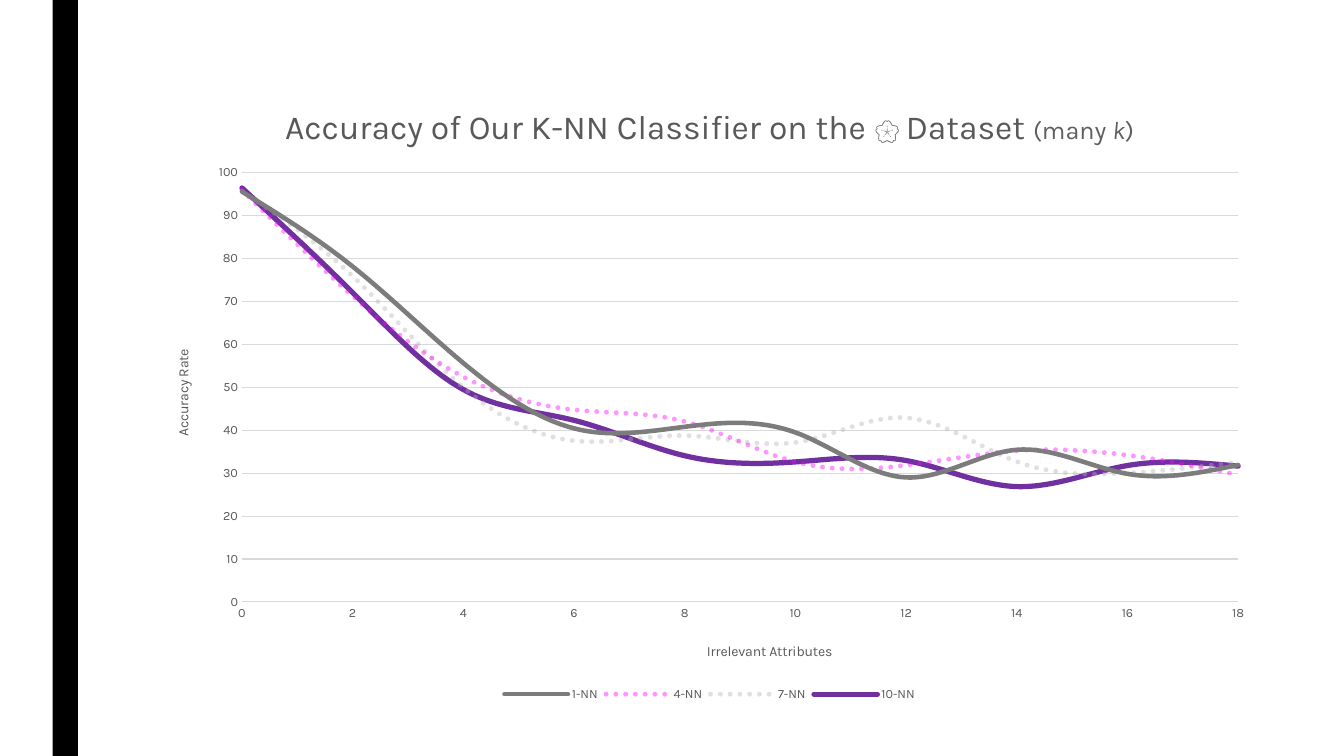
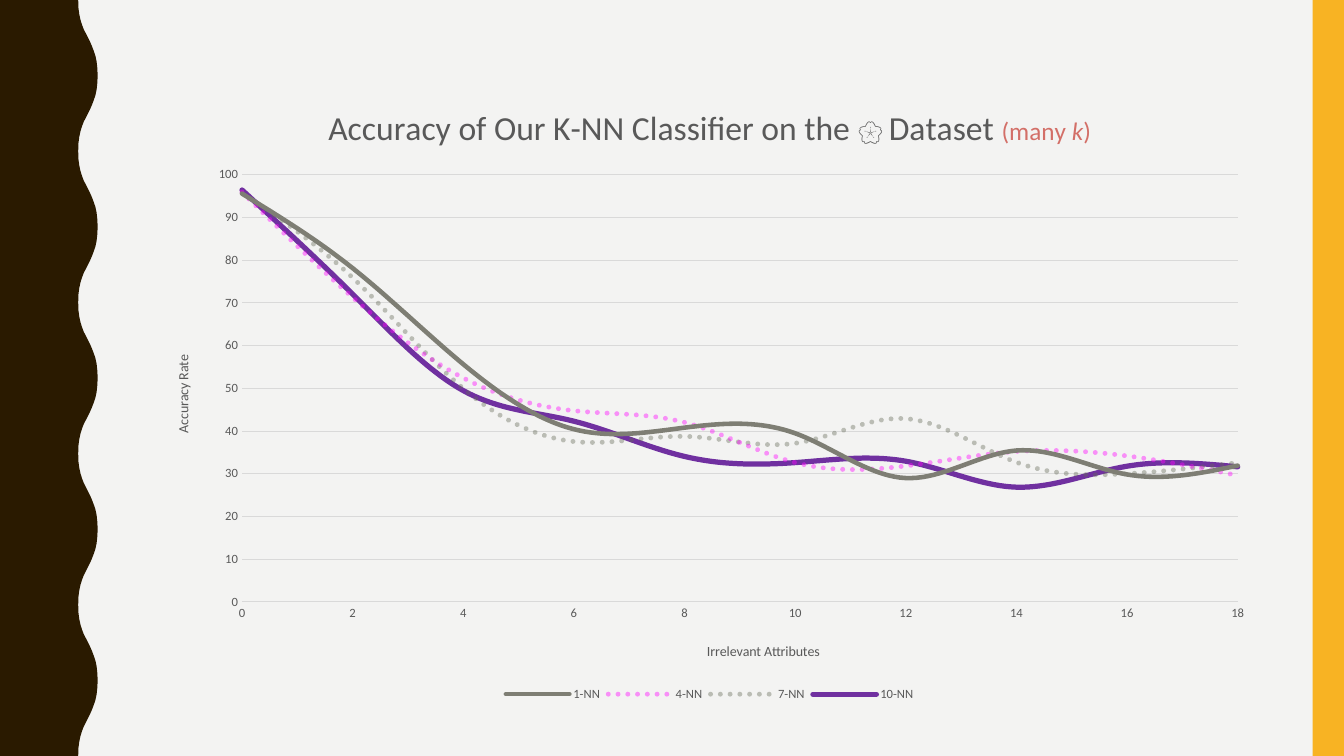
Before and after one commit to gururaj-shriram/ece548-machine-learning, a slide deck: slide 14 of proj1/presentation/pres.pptx. Drawn at 1344x756 pixels with LibreOffice and Linux fonts; fonts in the diff are those of the drawing. Boxes give left, top, right and bottom in pixels: in the first picture for what was removed or moved away, otherwise in the second. Text is boxed around its words. In the diff, an @@ line names an element or a change of style, - is before the commit and + after.

Commit message:
Updated presentation
Changed theme to make graphs more visible; rearranged text/graphs to reflect changes

```diff
--- a/proj1/presentation/pres.pptx
+++ b/proj1/presentation/pres.pptx
@@ background #FFFFFF to #F3F3F2 @@
@@ freeform shape added at [0, 0, 98, 756], fill #2A1A00 @@
@@ rectangle removed at [52, 0, 78, 756] @@
@@ rectangle added at [1313, 0, 1344, 756], fill #F8B323 @@
@@ scatter smooth chart at [153, 86, 1267, 706] @@
@@ colour of 1-NN #7C7C7C to #7E7E74 @@
@@ colour of 7-NN #B2B2B2 to #656A59 @@
@@ legend changed @@
@@ category axis changed @@
@@ value axis changed @@
@@ lettering changed @@
```
Also in this commit, not shown: 30 other slides changed.
